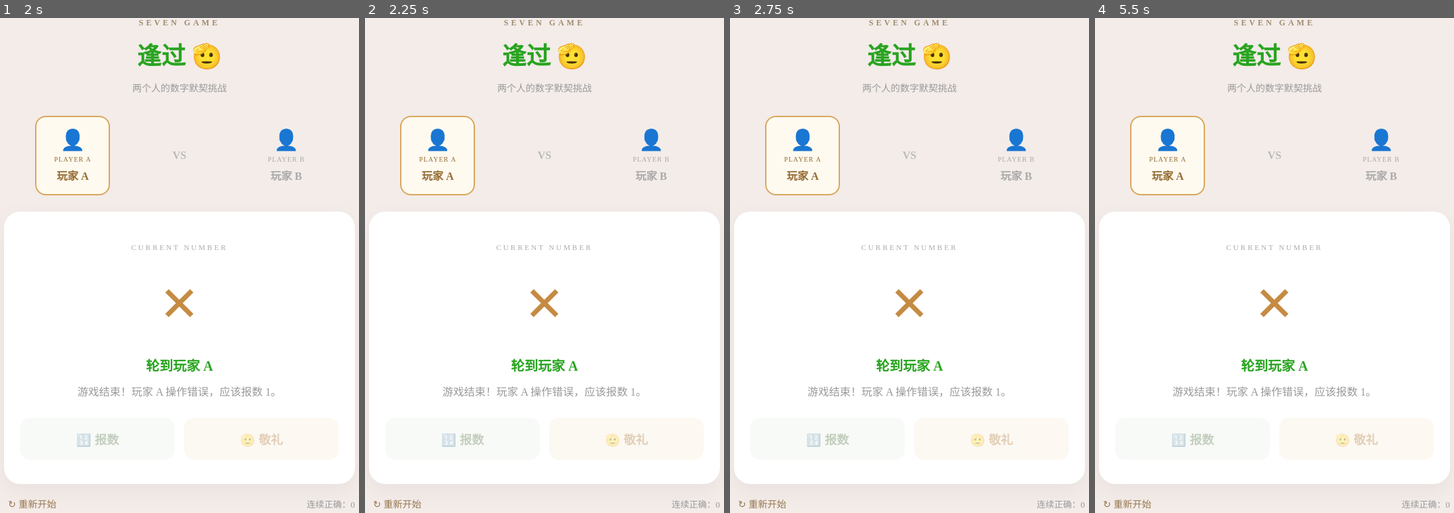
Above: before the commit, frames 1-4 (left to right).
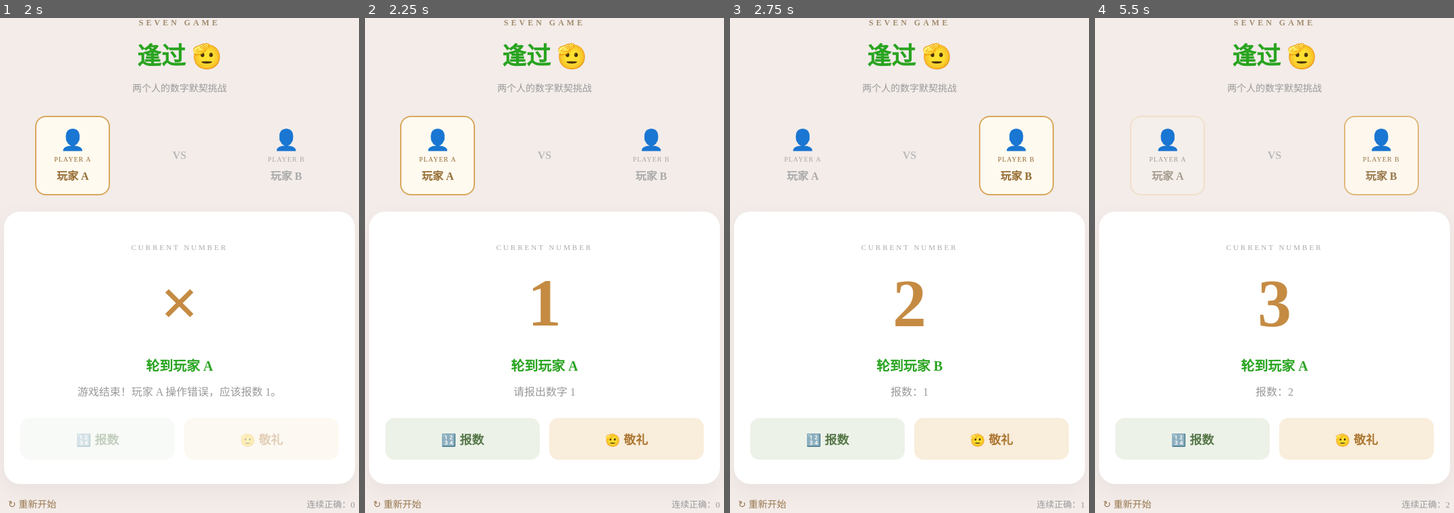
Above: after the commit, the same moments.

Repository: Keikeikm/SevenGame
Game: browser game, page index.html
Two runs of this game, one before a commit and one after it. Both use one fixed random seed, a clock stepped at 60 frames per second and the inputs below.
Inputs (mouse positions are in pixels of both pictures, inside the frame that each line leads up to):
- Up to frame 1 (2 s): click "🫡 敬礼" at 1.27 s
- Up to frame 2 (2.25 s): click "↻ 重新开始" at 2.02 s
- Up to frame 3 (2.75 s): click (826, 438) at 2.47 s, where only the run after the commit has a clickable "🔢 报数"
- Up to frame 4 (5.5 s): click (1357, 438) at 3.07 s, where only the run after the commit has a clickable "🫡 敬礼"; click "↻ 重新开始" at 4.52 s; click (1191, 438) at 4.87 s, where only the run after the commit has a clickable "🔢 报数"; click (1191, 438) at 5.47 s, where only the run after the commit has a clickable "🔢 报数"

Frame 1 is identical in both runs. In frame 2, 1.3% of the frame differs, in the area x 21-79%, y 53-87%; in frame 3, 2.1%, in the area x 9-99%, y 19-99%; in frame 4, 1.9%.
Error before the commit: TypeError: Cannot set properties of null (setting 'innerHTML')

Commit message:
fix: 解决无法重启的问题——h5注释掉的一个对象,在js中导致空对象

Diff:
--- a/game.js
+++ b/game.js
@@ -127,10 +127,10 @@
   score = 0;
   gameOver = false;
   history = [];
-
+  if(historyList){
   historyList.innerHTML =
     '<div class="empty">等待游戏开始...</div>';
-
+  }
   feedbackElement.textContent = "请报出数字 1";
 
   render();
